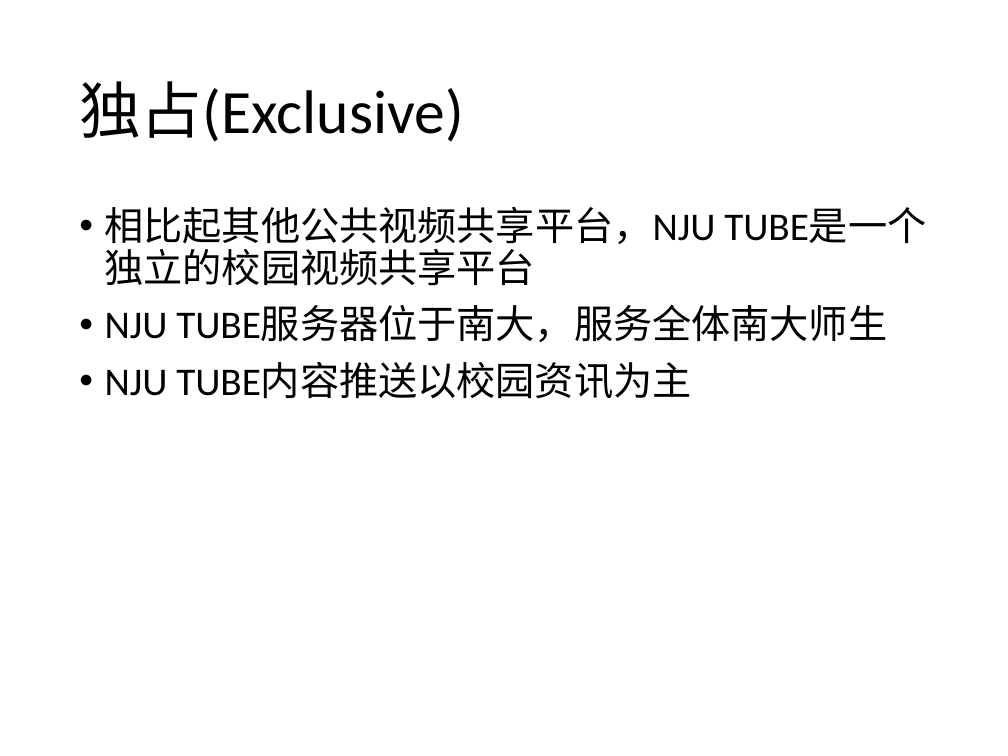
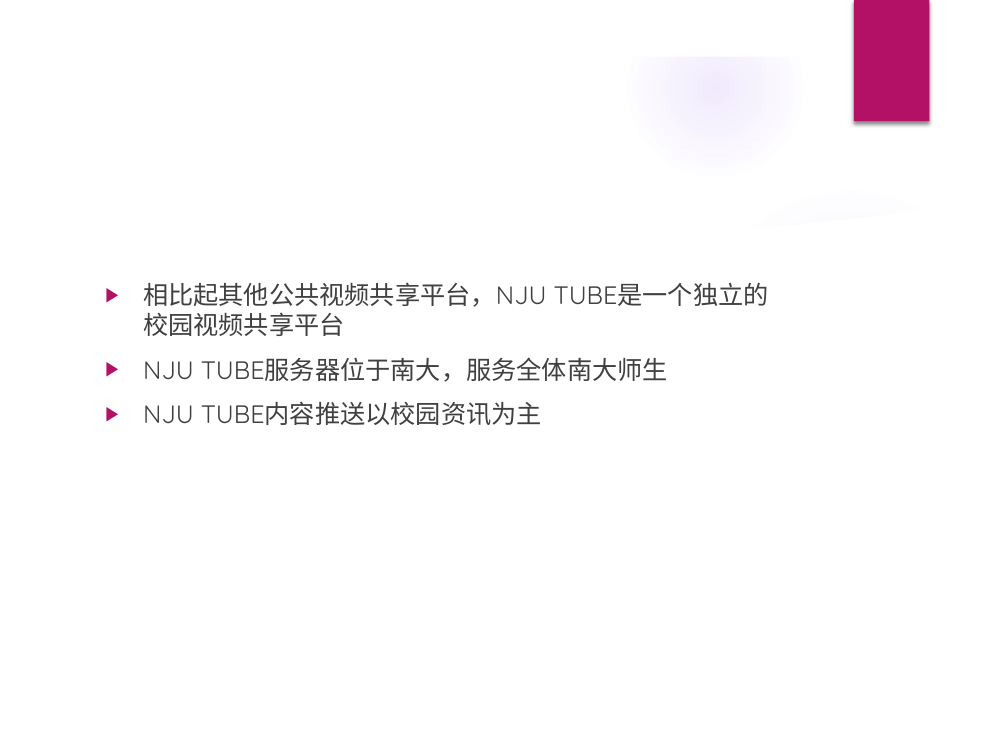
Before and after one commit to Relate13/web_2023, a slide deck: slide 5 of 项目介绍.pptx. Drawn at 1008x756 pixels with LibreOffice and Linux fonts; fonts in the diff are those of the drawing; background and template pictures are left out. Boxes give left, top, right and bottom in pixels: in the first picture for what was removed or moved away, otherwise in the second. Text is boxed around its words. In the diff, an @@ line names an element or a change of style, - is before the commit and + after.

```diff
--- a/项目介绍.pptx
+++ b/项目介绍.pptx
@@ group added at [0,0,1008,756]: 4 ellipses, 3 freeform shapes @@
@@ rectangle added at [854,0,929,121], fill #B31166 @@
@@ title "独占(Exclusive)": place and size @@
-title "独占(Exclusive)" at [79,81,464,142]
+title "独占(Exclusive)" at [96,102,795,180]
@@ title "独占(Exclusive)" at [96,102,795,180]: size 44 to 32 pt, font Calibri to Quicksand, text colour #000000 to #FFFFFF; line spacing 0.9 to 1 @@
@@ text "相比起其他公共视频共享平台，NJU TUBE是一个独立的校园视频共享平台": place and size @@
-text "相比起其他公共视频共享平台，NJU TUBE是一个独立的校园视频共享平台" at [105,207,887,399]
+text "相比起其他公共视频共享平台，NJU TUBE是一个独立的校园视频共享平台" at [143,282,668,425]
@@ text "相比起其他公共视频共享平台，NJU TUBE是一个独立的校园视频共享平台" at [143,282,668,425]: size 28 to 18 pt, font Calibri to Quicksand, text colour #000000 to #404040; bullet • to ▶; line spacing 0.9 to 1 @@
```
Also in this commit, not shown: 7 other slides changed, 5 slides added, 1 slide removed.
